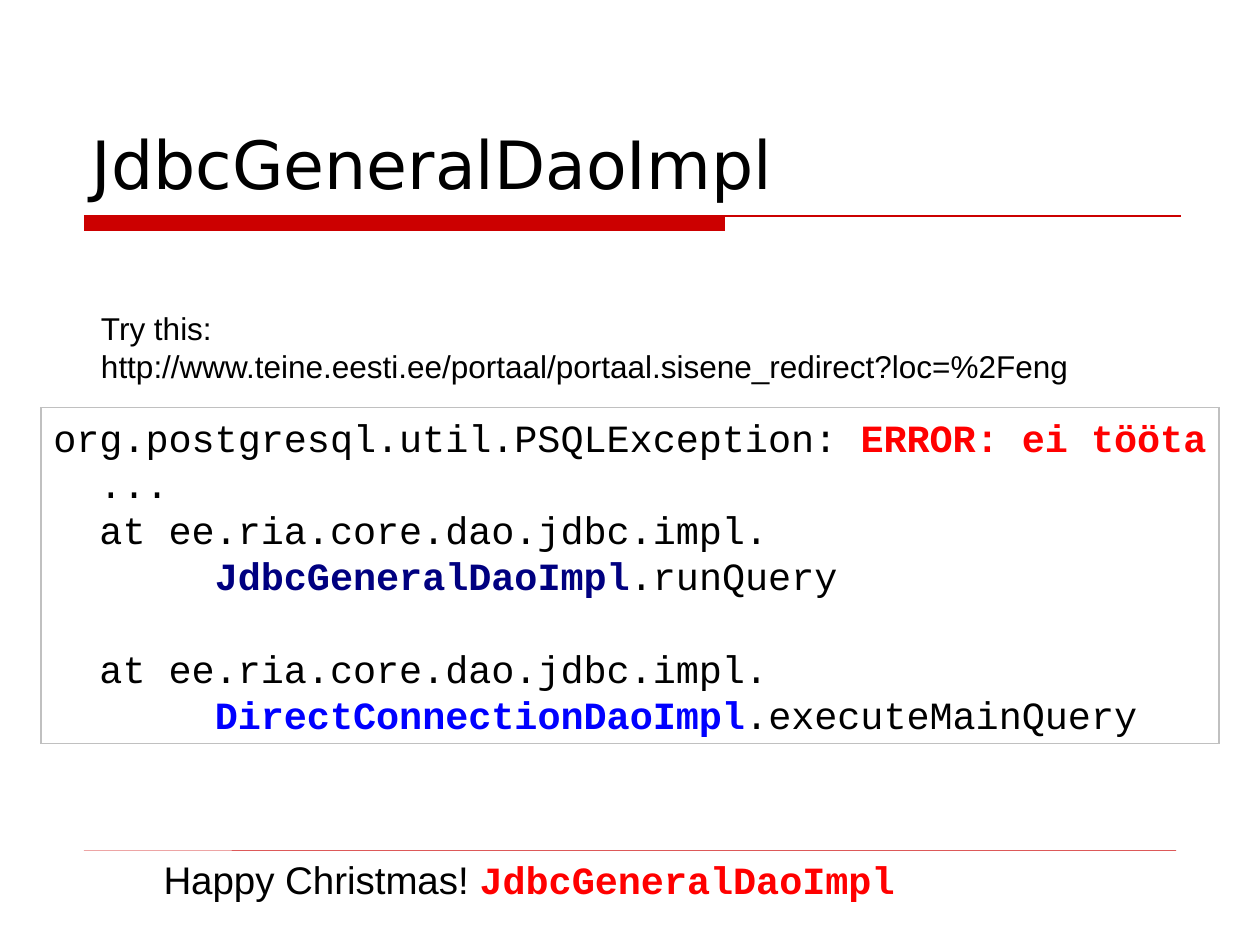
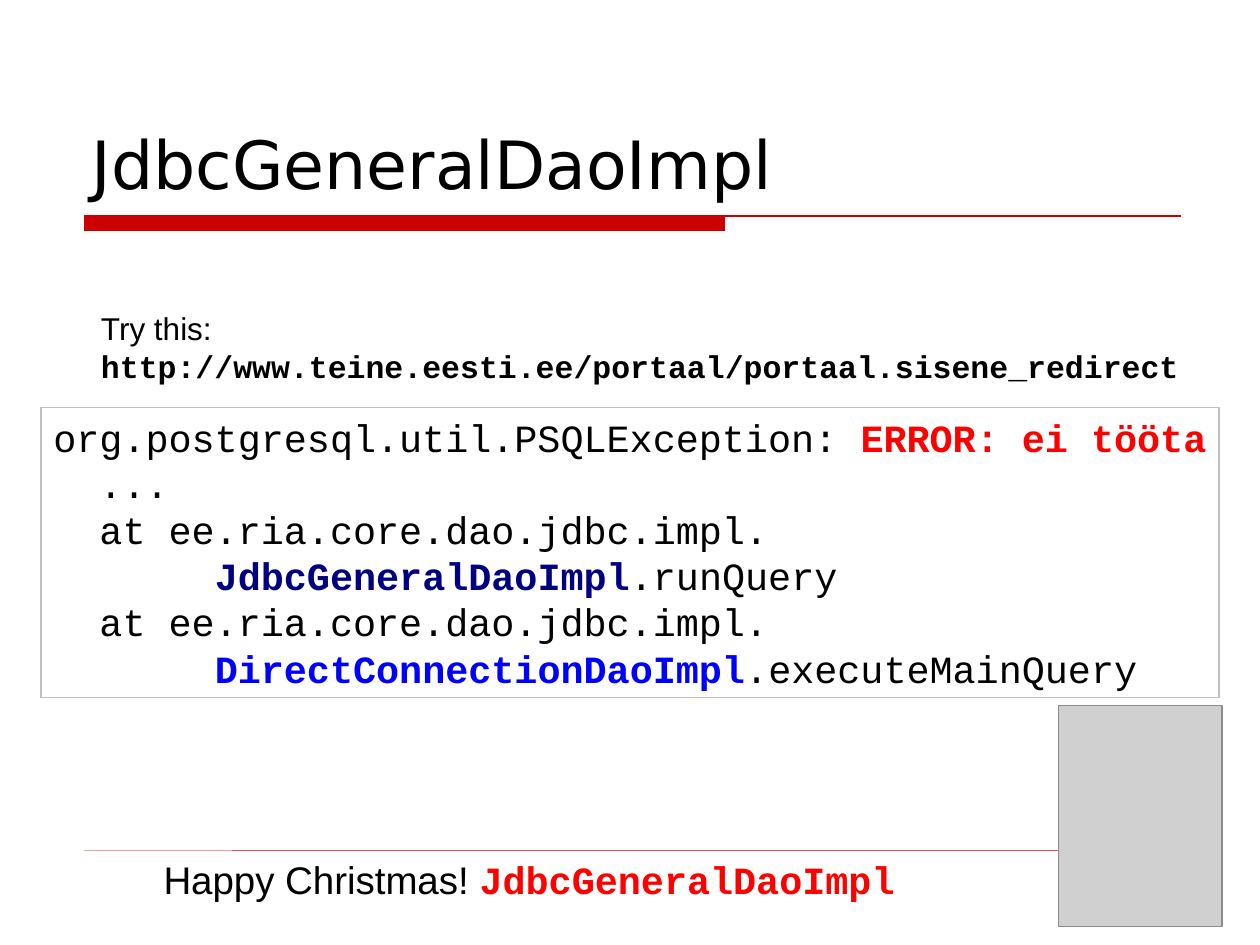
Before and after one commit to asolntsev/presentations, a slide deck: slide 10 of wtf-code/WTF_code.topconf.en.ppt. Drawn at 1260x945 pixels with LibreOffice and Linux fonts; fonts in the diff are those of the drawing; grey boxes stand for pictures; background and template pictures are left out. Boxes give left, top, right and bottom in pixels: in the first picture for what was removed or moved away, otherwise in the second. Text is boxed around its words. In the diff, an @@ line names an element or a change of style, - is before the commit and + after.

```diff
--- a/wtf-code/WTF_code.topconf.en.ppt
+++ b/wtf-code/WTF_code.topconf.en.ppt
@@ text at bbox=[101, 317, 1178, 385]: text changed; font Arial to Courier New; bold on @@
-Try this:
-http://www.teine.eesti.ee/portaal/portaal.sisene_redirect?loc=%2Feng
+Try this:
+http://www.teine.eesti.ee/portaal/portaal.sisene_redirect
@@ rectangle "org.postgresql.util.PSQLException: ERROR: ei tööta": place and size @@
-rectangle "org.postgresql.util.PSQLException: ERROR: ei tööta" at bbox=[42, 407, 1220, 743]
+rectangle "org.postgresql.util.PSQLException: ERROR: ei tööta" at bbox=[42, 407, 1220, 697]
@@ picture added at bbox=[1058, 706, 1222, 926] @@
```
Also in this commit, not shown: 18 other slides changed, 1 slide added, 2 slides removed.
